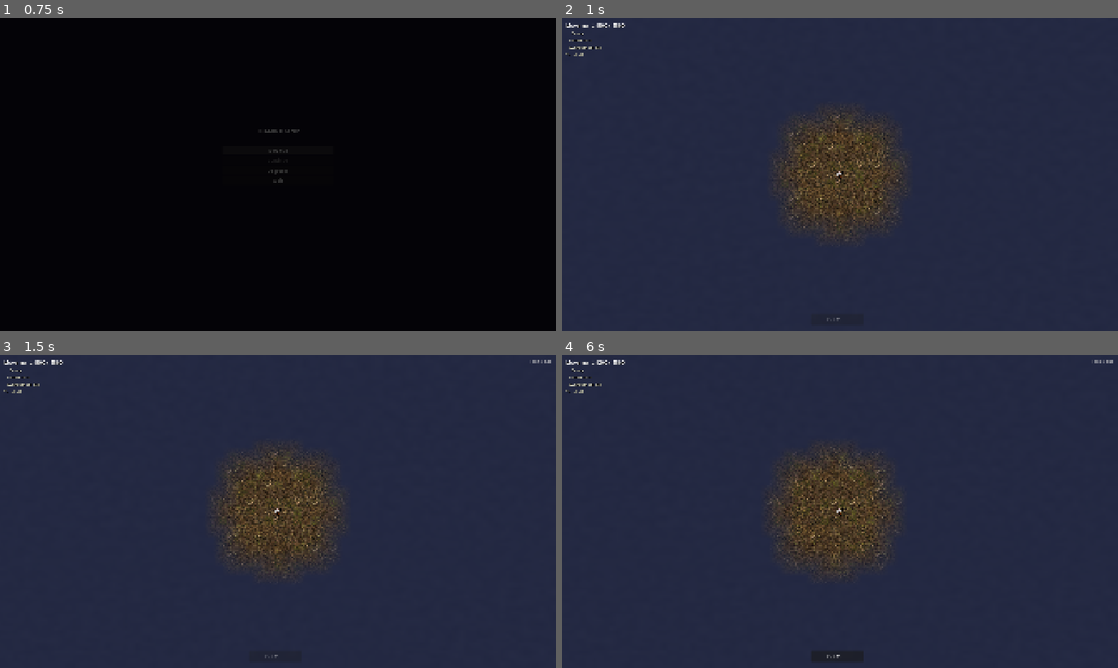
Above: before the commit, frames 1-4 (two rows, left to right).
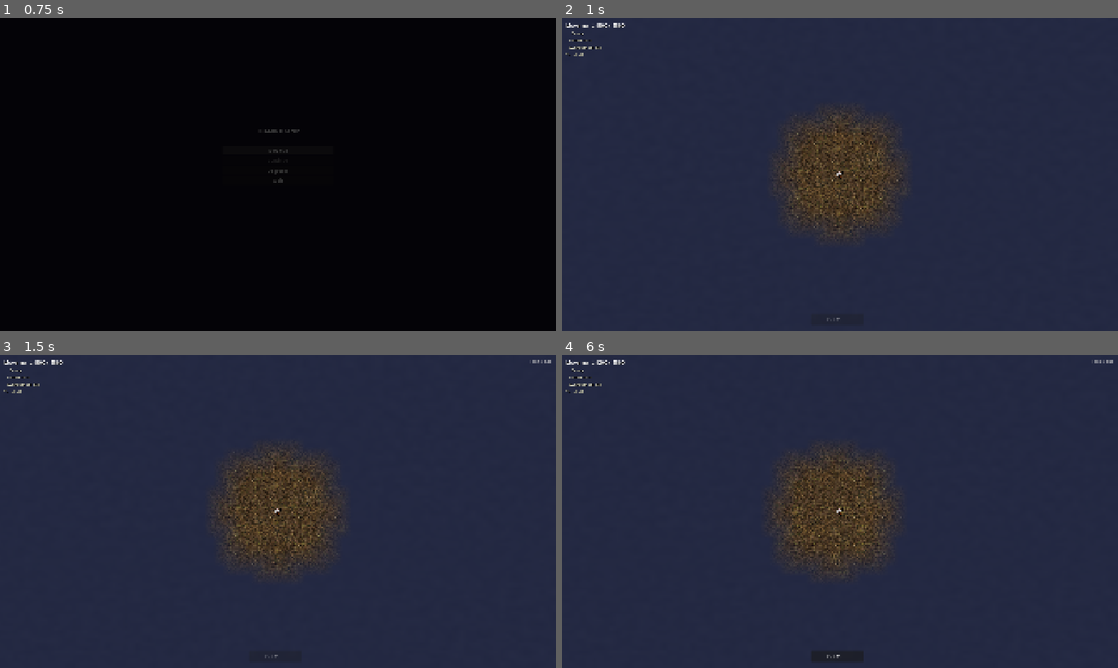
Above: after the commit, the same moments.

Repository: Grayger26/hexagon
Game: Godot game, scene res://scenes/menus/MainMenu.tscn
Same seed, same stepped clock (60 frames per second), same inputs: the game is played once before the commit and once after it.
Inputs (mouse positions are in pixels of both pictures, inside the frame that each line leads up to):
- Up to frame 1 (0.75 s): click "New Run" at 0.5 s
- Up to frame 2 (1 s): no input
- Up to frame 3 (1.5 s): tap Enter at 1.25 s; move the mouse to (400, 495) at 1.27 s; hold D from 1.28 s (still down); click (400, 495) at 1.42 s
- Up to frame 4 (6 s): tap Space at 1.52, 2, 3.5, 4.52, 5 s; release D at 2 s; drag from (728, 527) to (812, 574) at 2.02 s; tap Enter at 2.75, 4.25 s; move the mouse to (895, 442) at 2.77 s; hold D 2.78-3.5 s; click (895, 442) at 2.92 s; drag from (812, 574) to (673, 464) at 3.52 s; move the mouse to (1006, 558) at 4.27 s; click (1006, 558) at 4.42 s; drag from (673, 464) to (756, 433) at 5.02 s; move the mouse to (867, 511) at 5.77 s; click (867, 511) at 5.92 s

Frame 1 is identical in both runs. In frame 2, 0.5% of the frame differs, in the area x 38-62%, y 29-72%; in frame 3, 0.5%; in frame 4, 0.5%, in the area x 37-62%, y 29-71%.

Commit message:
camera rework

Diff:
--- a/scripts/adventure_map/AdventureMap.gd
+++ b/scripts/adventure_map/AdventureMap.gd
@@ -19,6 +19,10 @@
 
 ## Obstacle count for random generation.
 const OBSTACLE_COUNT: int = 800
+
+## Map world bounds in pixels (tiles × tile_size × scale).
+const MAP_WORLD_W: int = MAP_COLS * SquareGrid.TILE_SIZE * int(MAP_SCALE)
+const MAP_WORLD_H: int = MAP_ROWS * SquareGrid.TILE_SIZE * int(MAP_SCALE)
 
 ## Movement points.
 const MAX_MOVE_POINTS: int = 4500
@@ -705,41 +709,98 @@
 ## Camera scroll speed when edge-scrolling (px/sec).
 const SCROLL_SPEED: float = 1000.0
 
+## Zoom range — 0.5x = 2 tiles per screen pixel, 3.0x = 3 pixels per tile.
+const ZOOM_MIN:     float = 0.5
+const ZOOM_MAX:     float = 3.0
+## Multiplicative zoom step per mouse wheel tick (15%).
+const ZOOM_FACTOR:  float = 1.15
+
 func _setup_camera() -> void:
 	_camera = Camera2D.new()
 	_camera.name = "Camera2D"
 	_camera.anchor_mode = Camera2D.ANCHOR_MODE_DRAG_CENTER
 	# Smoothing is disabled — the movement tween handles camera smoothly.
 	_camera.position_smoothing_enabled = false
+	_camera.zoom = Vector2.ONE   # default 1x
 	add_child(_camera)
 	_camera.make_current()
 
 
 func _process(delta: float) -> void:
 	# Edge-scrolling — only when not moving
-	if phase != MapPhase.IDLE:
-		return
-
+	if phase == MapPhase.IDLE:
+		var viewport := get_viewport()
+		if viewport == null:
+			return
+		var mouse_pos: Vector2 = viewport.get_mouse_position()
+		var screen_size: Vector2 = viewport.get_visible_rect().size
+
+		var scroll: Vector2 = Vector2.ZERO
+
+		if mouse_pos.x < EDGE_SCROLL_MARGIN:
+			scroll.x -= 1.0
+		elif mouse_pos.x > screen_size.x - EDGE_SCROLL_MARGIN:
+			scroll.x += 1.0
+
+		if mouse_pos.y < EDGE_SCROLL_MARGIN:
+			scroll.y -= 1.0
+		elif mouse_pos.y > screen_size.y - EDGE_SCROLL_MARGIN:
+			scroll.y += 1.0
+
+		if scroll != Vector2.ZERO:
+			# Compute the movement delta in world coordinates.
+			var move: Vector2 = scroll.normalized() * SCROLL_SPEED * delta
+			var new_pos: Vector2 = _camera.position + move
+
+			# Clamp the candidate position so the camera never exceeds bounds,
+			# which avoids the jittery "scroll vs clamp" fight on each frame.
+			var cam_bounds := _compute_camera_bounds(viewport, _camera.zoom)
+			new_pos.x = clampf(new_pos.x, cam_bounds.x, cam_bounds.y)
+			new_pos.y = clampf(new_pos.y, cam_bounds.z, cam_bounds.w)
+			_camera.position = new_pos
+
+	# Always clamp camera so the map edges are never visible inside the viewport.
+	# This is a safety net for any camera movement that isn't caught above
+	# (zoom pan, Space snap, player movement near edges).
+	_clamp_camera()
+
+
+func _compute_camera_bounds(viewport: Viewport, zoom: Vector2) -> Vector4:
+	## Return (min_x, max_x, min_y, max_y) for the camera position.
+	## When the viewport is larger than the map in a dimension, center the
+	## camera on the map and return bounds that keep it there.
+	var screen_size: Vector2 = viewport.get_visible_rect().size
+
+	var half_w: float = screen_size.x * 0.5 / zoom.x
+	var half_h: float = screen_size.y * 0.5 / zoom.y
+
+	var min_x: float = half_w
+	var max_x: float = float(MAP_WORLD_W) - half_w
+	var min_y: float = half_h
+	var max_y: float = float(MAP_WORLD_H) - half_h
+
+	# Viewport wider/taller than map — clamp to the center of the map instead.
+	if min_x >= max_x:
+		var mid: float = float(MAP_WORLD_W) * 0.5
+		min_x = mid; max_x = mid
+	if min_y >= max_y:
+		var mid: float = float(MAP_WORLD_H) * 0.5
+		min_y = mid; max_y = mid
+
+	return Vector4(min_x, max_x, min_y, max_y)
+
+
+func _clamp_camera() -> void:
+	## Constrain the camera position so the map edges are never visible inside
+	## the viewport. Accounts for current zoom level.
 	var viewport := get_viewport()
-	if viewport == null:
-		return
-	var mouse_pos: Vector2 = viewport.get_mouse_position()
-	var screen_size: Vector2 = viewport.get_visible_rect().size
-
-	var scroll: Vector2 = Vector2.ZERO
-
-	if mouse_pos.x < EDGE_SCROLL_MARGIN:
-		scroll.x -= 1.0
-	elif mouse_pos.x > screen_size.x - EDGE_SCROLL_MARGIN:
-		scroll.x += 1.0
-
-	if mouse_pos.y < EDGE_SCROLL_MARGIN:
-		scroll.y -= 1.0
-	elif mouse_pos.y > screen_size.y - EDGE_SCROLL_MARGIN:
-		scroll.y += 1.0
-
-	if scroll != Vector2.ZERO:
-		_camera.position += scroll.normalized() * SCROLL_SPEED * delta
+	if viewport == null or not is_instance_valid(_camera):
+		return
+	var cam_bounds := _compute_camera_bounds(viewport, _camera.zoom)
+	_camera.position = Vector2(
+		clampf(_camera.position.x, cam_bounds.x, cam_bounds.y),
+		clampf(_camera.position.y, cam_bounds.z, cam_bounds.w),
+	)
 
 func _setup_player() -> void:
 	_player_sprite = Sprite2D.new()
@@ -762,12 +823,13 @@
 	var pos: Vector2 = _tile_to_local(player_tile)
 	if _player_sprite:
 		_player_sprite.position = pos
-	_camera.position = pos
+	_camera.position = _camera_position_for_tile(player_tile)
+	# No need for _clamp_camera() — _camera_position_for_tile already accounts for bounds
 
 
 ## Snap camera focus to the player's current tile.
 func _center_camera_on_player() -> void:
-	_camera.position = _tile_to_local(player_tile)
+	_camera.position = _camera_position_for_tile(player_tile)
 
 
 # ── COMBAT RESULT HANDLING ─────────────────────────────────────────────────────
@@ -1090,6 +1152,19 @@
 	return _terrain_layer.map_to_local(tile) * MAP_SCALE
 
 
+func _camera_position_for_tile(tile: Vector2i) -> Vector2:
+	## Return the camera position that centres on `tile`, clamped to map bounds.
+	## When `tile` is near the map edge the camera stops at the boundary instead,
+	## so no area outside the map is visible.
+	var pos: Vector2 = _tile_to_local(tile)
+	var viewport := get_viewport()
+	if viewport != null and is_instance_valid(_camera):
+		var cam_bounds := _compute_camera_bounds(viewport, _camera.zoom)
+		pos.x = clampf(pos.x, cam_bounds.x, cam_bounds.y)
+		pos.y = clampf(pos.y, cam_bounds.z, cam_bounds.w)
+	return pos
+
+
 func _tile_move_cost(tile: Vector2i) -> int:
 	## Returns movement cost for a single tile.
 	## Road tiles cost 30% less than normal tiles.
@@ -1177,13 +1252,34 @@
 			_center_camera_on_player()
 			return
 
+	# Trackpad pinch-to-zoom gesture (macOS / Wayland / Windows Precision Touchpad)
+	if event is InputEventMagnifyGesture:
+		var mg := event as InputEventMagnifyGesture
+		var old_zoom: Vector2 = _camera.zoom
+		var new_zoom_val: float = clampf(old_zoom.x * mg.factor, ZOOM_MIN, ZOOM_MAX)
+		_camera.zoom = Vector2(new_zoom_val, new_zoom_val)
+		_zoom_pan_toward_mouse(old_zoom)
+		return
+
 	var world_pos: Vector2 = get_global_mouse_position()
 
 	if event is InputEventMouseMotion:
 		_on_hover(_world_to_tile(world_pos))
 	elif event is InputEventMouseButton:
 		var mb := event as InputEventMouseButton
-		if mb.pressed and mb.button_index == MOUSE_BUTTON_LEFT:
+		if not mb.pressed:
+			return
+
+		# Mouse wheel zoom (also covers touchpad two-finger vertical scroll)
+		if mb.button_index == MOUSE_BUTTON_WHEEL_UP or mb.button_index == MOUSE_BUTTON_WHEEL_DOWN:
+			var old_zoom: Vector2 = _camera.zoom
+			var new_zoom_val: float = old_zoom.x * (ZOOM_FACTOR if mb.button_index == MOUSE_BUTTON_WHEEL_UP else 1.0 / ZOOM_FACTOR)
+			new_zoom_val = clampf(new_zoom_val, ZOOM_MIN, ZOOM_MAX)
+			_camera.zoom = Vector2(new_zoom_val, new_zoom_val)
+			_zoom_pan_toward_mouse(old_zoom)
+			return
+
+		if mb.button_index == MOUSE_BUTTON_LEFT:
 			_on_click(_world_to_tile(world_pos))
 
 
@@ -1319,16 +1415,20 @@
 	movement_points -= cost
 	_refresh_hud()
 
-	# Animate step by step, revealing fog after each tile
+	# Animate step by step, revealing fog after each tile.
+	# The player sprite always moves to the exact tile center,
+	# but the camera stops at the map boundary so it never shows
+	# area outside the map and doesn't fight the camera clamp.
 	for step: Vector2i in path:
 		player_tile = step
-		var target_pos: Vector2 = _tile_to_local(step)
+		var sprite_target: Vector2 = _tile_to_local(step)
+		var camera_target: Vector2 = _camera_position_for_tile(step)
 		var tween := create_tween()
 		tween.set_parallel(true)
 		tween.set_trans(Tween.TRANS_LINEAR)
 		tween.set_ease(Tween.EASE_IN_OUT)
-		tween.tween_property(_player_sprite, "position", target_pos, 0.1)
-		tween.tween_property(_camera, "position", target_pos, 0.1)
+		tween.tween_property(_player_sprite, "position", sprite_target, 0.1)
+		tween.tween_property(_camera, "position", camera_target, 0.1)
 		await tween.finished
 
 		_update_fog()
@@ -1408,6 +1508,20 @@
 		lines.append("  %s  x%d" % [display_name, count])
 	lines.append("Total: %d" % total)
 	return "\n".join(lines)
+
+
+func _zoom_pan_toward_mouse(old_zoom: Vector2) -> void:
+	## After a zoom change, pan the camera so the tile under the mouse
+	## cursor stays at the same screen position.
+	var viewport := get_viewport()
+	if viewport == null:
+		return
+	var mouse_pos: Vector2 = viewport.get_mouse_position()
+	var screen_size: Vector2 = viewport.get_visible_rect().size
+	var screen_center: Vector2 = screen_size * 0.5
+	var world_before: Vector2 = _camera.position + (mouse_pos - screen_center) / old_zoom
+	_camera.position = world_before - (mouse_pos - screen_center) / _camera.zoom
+	_clamp_camera()
 
 
 # ── FALLBACK TEXTURES (for development without image files) ──────────────────────
Binary file changed: assets/buildings/lighthouse.png
Binary file changed: assets/tilemaps/square_tiles.png
Not shown, changed: .DS_Store
Not shown, changed: docs/development/Project_State.md
Not shown, changed: docs/development/Session_Handoff.md
